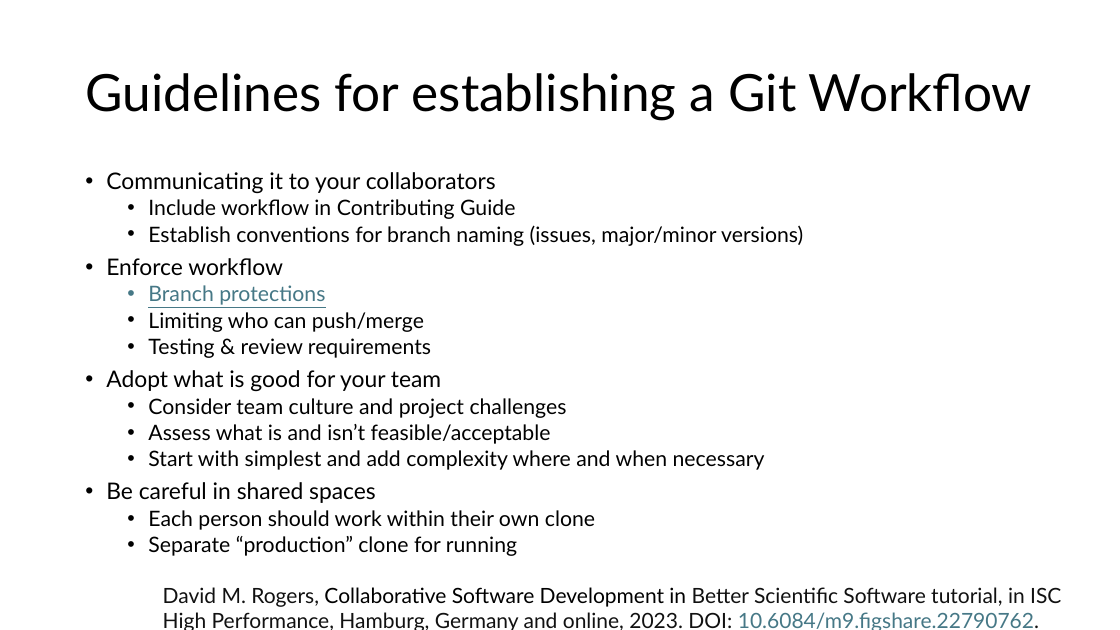
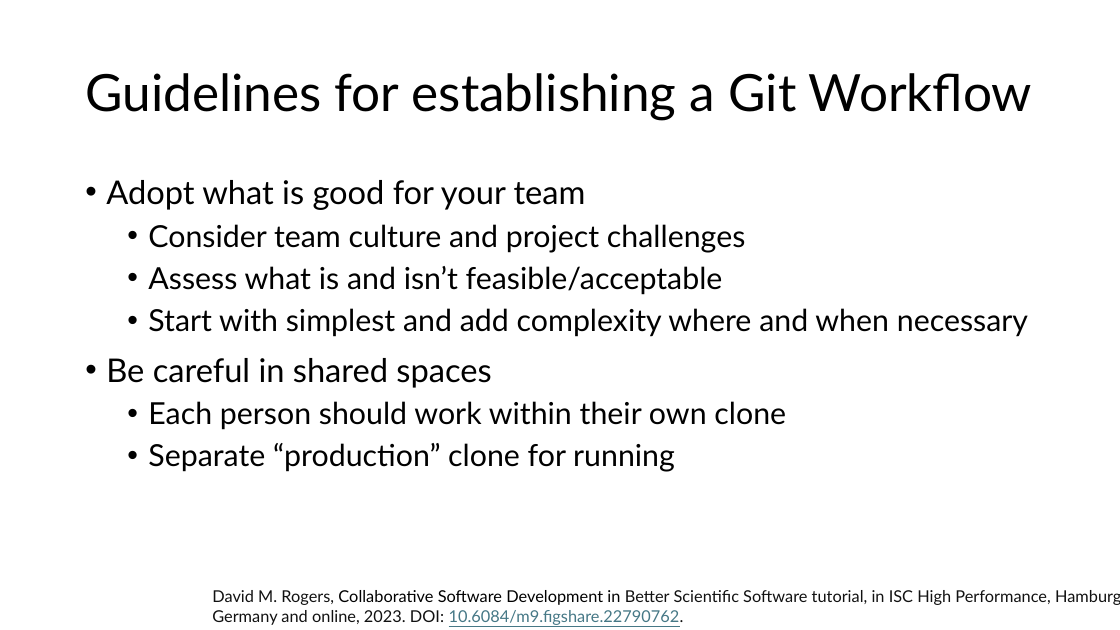
Before and after one commit to INTERSECT-training/collaborative-git, a slide deck: slide 43 of presentations/CollaborativeGit.pptx (slide 38 before the commit). Drawn at 1120x630 pixels with LibreOffice and Linux fonts; fonts in the diff are those of the drawing; background and template pictures are left out. Boxes give left, top, right and bottom in pixels: in the first picture for what was removed or moved away, otherwise in the second. Text is boxed around its words. In the diff, an @@ line names an element or a change of style, - is before the commit and + after.

Commit message:
update slides

```diff
--- a/presentations/CollaborativeGit.pptx
+++ b/presentations/CollaborativeGit.pptx
@@ text "Adopt what is good for ..." at <box>106,180,1028,472</box>: size 19.6 to 28 pt in "Adopt what is good for your team", "Be careful in shared spaces"; size 18.2 to 26 pt in "Consider team culture and project challenges", "Assess what is and isn’t feasible/acceptable", "Start with simplest and add complexity where ...", "Each person should work within their own ..." and 1 more places; line spacing 0.8 to 1 @@
@@ text at <box>106,172,803,358</box>: paragraphs removed @@
-• Communicating it to your collaborators
-  • Include workflow in Contributing Guide
-  • Establish conventions for branch naming (issues, major/minor versions)
-• Enforce workflow
-  • Branch protections
-  • Limiting who can push/merge
-  • Testing & review requirements
@@ text "David M. Rogers, Collaborative Software ...": place and size @@
-text "David M. Rogers, Collaborative Software ..." at <box>163,587,1061,630</box>
+text "David M. Rogers, Collaborative Software ..." at <box>212,590,1120,625</box>
@@ text "David M. Rogers, Collaborative Software ..." at <box>212,590,1120,625</box>: size 18 to 14 pt @@
```
Also in this commit, not shown: 3 other slides changed, 5 slides added, 1 other file.
